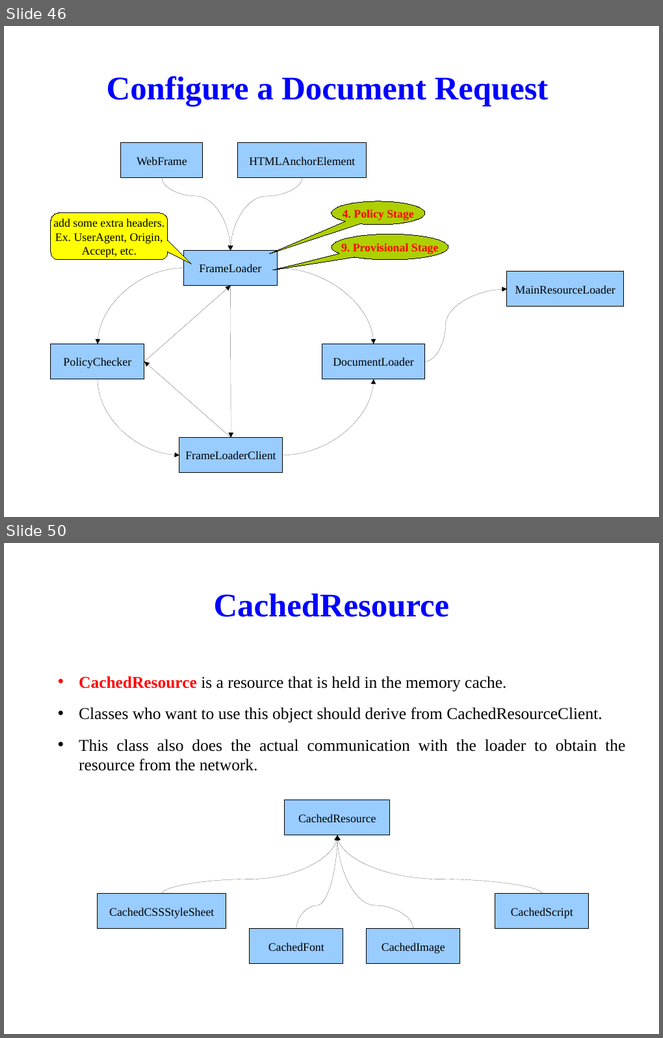
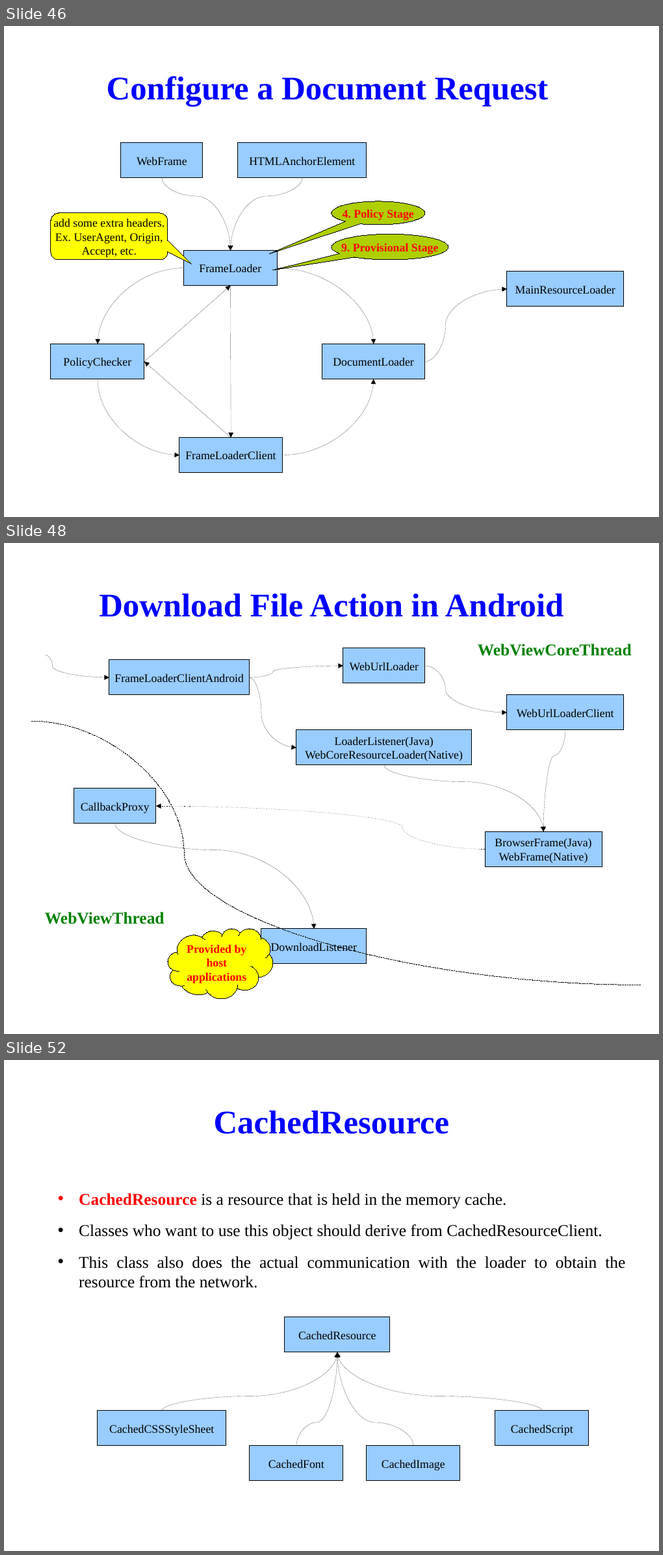
Before and after one commit to tsaicw/browser_research, a slide deck: WebKit/WebKit.odp. Shown one above the other, each under a label of ours: slides 46 and 50 before the commit, slides 46, 48 and 52 after it; the slides between them are not shown. The pictures are 663x1038 and 663x1555 pixels, drawn with LibreOffice and Linux fonts; fonts in the diff are those of the drawing; background and template pictures are left out. Boxes give left, top, right and bottom in pixels: in the first picture for what was removed or moved away, otherwise in the second. Text is boxed around its words. In the diff, an @@ line names an element or a change of style, - is before the commit and + after.

```diff
--- a/WebKit/WebKit.odp
+++ b/WebKit/WebKit.odp
@@ slide 48 added at box(4, 543, 659, 1034), background picture (left out) @@
@@ title added at box(99, 593, 564, 617), 40 pt, text #0000FF, bold @@
+Download File Action in Android
@@ curved arrow added from (45, 655) to (109, 678), #000000 0 pt @@
@@ rectangle added at box(343, 648, 426, 683), fill #99CCFF, outline #000000 0 pt, 14 pt, text #000000 @@
+WebUrlLoader
@@ text added at box(478, 644, 632, 656), 20 pt, text #008000, bold @@
+WebViewCoreThread
@@ rectangle added at box(109, 660, 250, 695), fill #99CCFF, outline #000000 0 pt, 14 pt, text #000000 @@
+FrameLoaderClientAndroid
@@ curved arrow added from (250, 678) to (343, 666), #000000 0 pt @@
@@ curved arrow added from (250, 678) to (296, 748), #000000 0 pt @@
@@ curved arrow added from (426, 666) to (507, 713), #000000 0 pt @@
@@ rectangle added at box(507, 695, 624, 730), fill #99CCFF, outline #000000 0 pt, 14 pt, text #000000 @@
+WebUrlLoaderClient
@@ curved line added from (32, 721) to (642, 986), #000000 0 pt @@
@@ rectangle added at box(296, 730, 472, 765), fill #99CCFF, outline #000000 0 pt, 14 pt, text #000000 @@
+LoaderListener(Java)
+WebCoreResourceLoader(Native)
@@ curved arrow added from (566, 730) to (544, 832), #000000 0 pt @@
@@ curved arrow added from (384, 765) to (544, 832), #000000 0 pt @@
@@ rectangle added at box(74, 789, 156, 824), fill #99CCFF, outline #000000 0 pt, 14 pt, text #000000 @@
+CallbackProxy
@@ curved arrow added from (486, 849) to (156, 806), #000000 0 pt @@
@@ curved arrow added from (115, 824) to (314, 930), #000000 0 pt @@
@@ rectangle added at box(486, 832, 603, 867), fill #99CCFF, outline #000000 0 pt, 14 pt, text #000000 @@
+BrowserFrame(Java)
+WebFrame(Native)
@@ text added at box(45, 912, 165, 925), 20 pt, text #008000, bold @@
+WebViewThread
@@ freeform shape added at box(168, 930, 273, 999), fill #FFFF00, outline #000000 0 pt, 14 pt, text #FF0000, bold @@
+Provided by
+host
+applications
@@ rectangle added at box(261, 930, 367, 965), fill #99CCFF, outline #000000 0 pt, 14 pt, text #000000 @@
+DownloadListener
@@ what was slide 50 is now slide 52 @@
```
Also in this commit, not shown: 8 slides changed, 3 other slides added.
